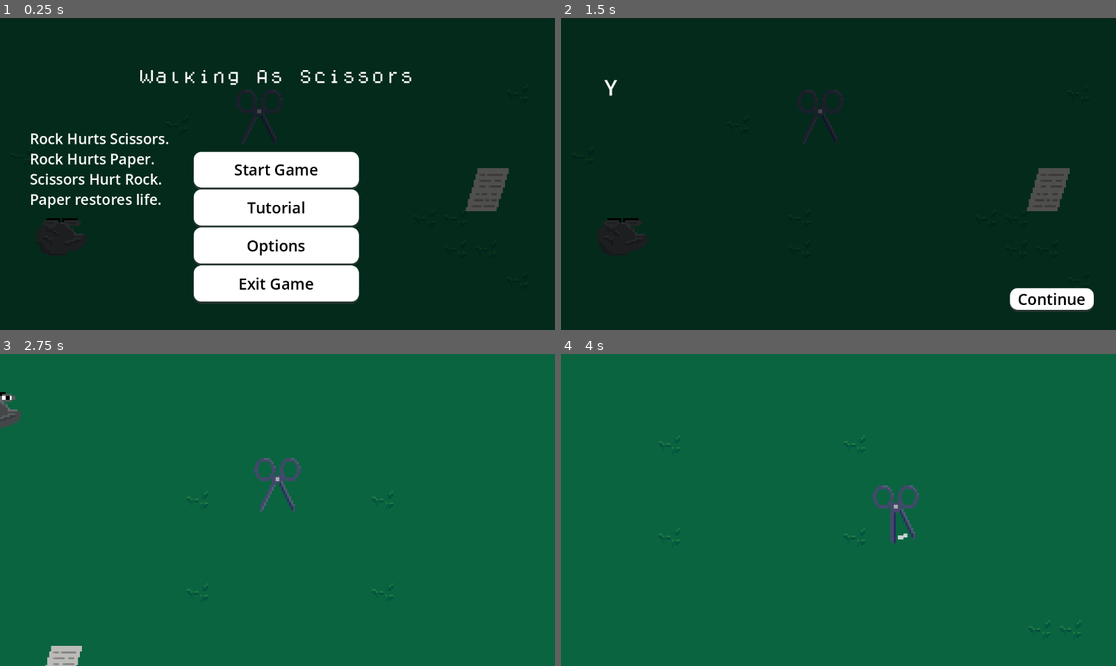
Above: before the commit, frames 1-4 (two rows, left to right).
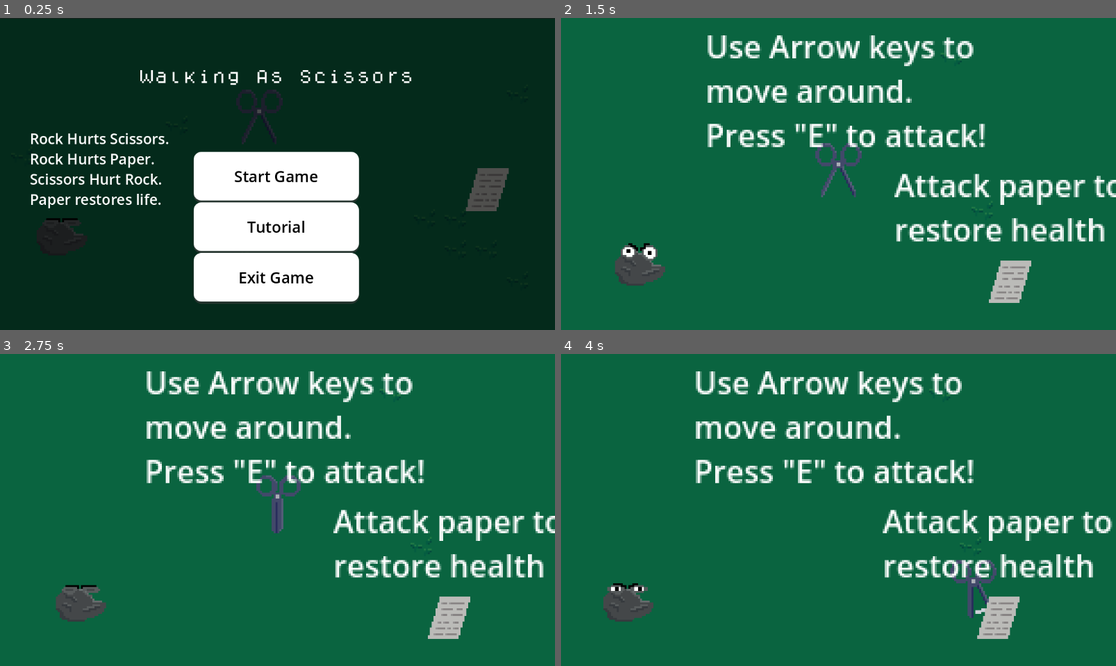
Above: after the commit, the same moments.

Repository: dat1010/walkingasscissors
Game: Godot game, scene res://scenes/main_menu.tscn
Same seed, same stepped clock (60 frames per second), same inputs: the game is played once before the commit and once after it.
Inputs (mouse positions are in pixels of both pictures, inside the frame that each line leads up to):
- Up to frame 1 (0.25 s): no input
- Up to frame 2 (1.5 s): click (838, 245) at 0.5 s, where only the run before the commit has a clickable "Options"; click (838, 170) at 1.25 s, where only the run before the commit has a clickable "Start Game"
- Up to frame 3 (2.75 s): click (488, 634) at 2 s, where only the run before the commit has a clickable "Continue"
- Up to frame 4 (4 s): tap E (attack) at 2.75, 2.85, 3.5, 3.6 s; hold Right (ui_right) 2.78-3.53 s; hold Down (ui_down) from 3.53 s (still down)

The runs differ from the first frame. In frame 1, 2.6% of the frame differs, in the area x 34-65%, y 46-88%; in frame 2, 100%, in the area x 0-100%, y 0-100%; in frame 3, 10%; in frame 4, 10%.

Commit message:
removed options button

Diff:
--- a/scenes/main_menu.tscn
+++ b/scenes/main_menu.tscn
@@ -100,20 +100,6 @@
 theme_override_styles/normal = SubResource("StyleBoxFlat_yejjt")
 text = "Tutorial"
 
-[node name="OptionsButton" type="Button" parent="VBoxContainer"]
-layout_mode = 2
-size_flags_vertical = 3
-theme_override_colors/font_hover_color = Color(0, 0, 0, 1)
-theme_override_colors/font_pressed_color = Color(0, 0, 0, 1)
-theme_override_colors/font_focus_color = Color(0, 0, 0, 1)
-theme_override_colors/font_color = Color(0, 0, 0, 1)
-theme_override_font_sizes/font_size = 32
-theme_override_styles/focus = SubResource("StyleBoxEmpty_xpde4")
-theme_override_styles/hover = SubResource("StyleBoxFlat_7w31t")
-theme_override_styles/pressed = SubResource("StyleBoxFlat_k71pi")
-theme_override_styles/normal = SubResource("StyleBoxFlat_yejjt")
-text = "Options"
-
 [node name="ExitGameButton" type="Button" parent="VBoxContainer"]
 layout_mode = 2
 size_flags_vertical = 3
@@ -157,5 +143,4 @@
 
 [connection signal="pressed" from="VBoxContainer/StartGameButton" to="." method="_on_start_pressed"]
 [connection signal="pressed" from="VBoxContainer/TutorialButton" to="." method="_on_tutorial_pressed"]
-[connection signal="pressed" from="VBoxContainer/OptionsButton" to="." method="_on_options_button_pressed"]
 [connection signal="pressed" from="VBoxContainer/ExitGameButton" to="." method="_on_exit_game_button_pressed"]
--- a/scenes/paper.tscn
+++ b/scenes/paper.tscn
@@ -65,6 +65,45 @@
 [sub_resource type="RectangleShape2D" id="RectangleShape2D_lmyfk"]
 size = Vector2(28, 25)
 
+[sub_resource type="Animation" id="Animation_wgoc2"]
+length = 0.001
+tracks/0/type = "value"
+tracks/0/imported = false
+tracks/0/enabled = true
+tracks/0/path = NodePath("CollisionShape2D:disabled")
+tracks/0/interp = 1
+tracks/0/loop_wrap = true
+tracks/0/keys = {
+"times": PackedFloat32Array(0),
+"transitions": PackedFloat32Array(1),
+"update": 1,
+"values": [false]
+}
+tracks/1/type = "value"
+tracks/1/imported = false
+tracks/1/enabled = true
+tracks/1/path = NodePath("AudioStreamPlayer2D:playing")
+tracks/1/interp = 1
+tracks/1/loop_wrap = true
+tracks/1/keys = {
+"times": PackedFloat32Array(0),
+"transitions": PackedFloat32Array(1),
+"update": 1,
+"values": [false]
+}
+tracks/2/type = "value"
+tracks/2/imported = false
+tracks/2/enabled = true
+tracks/2/path = NodePath("AnimatedSprite2D:animation")
+tracks/2/interp = 1
+tracks/2/loop_wrap = true
+tracks/2/keys = {
+"times": PackedFloat32Array(0),
+"transitions": PackedFloat32Array(1),
+"update": 1,
+"values": [&"death"]
+}
+
 [sub_resource type="Animation" id="Animation_0usd7"]
 resource_name = "paper_break"
 tracks/0/type = "value"
@@ -118,45 +157,6 @@
 "values": [&"death"]
 }
 
-[sub_resource type="Animation" id="Animation_wgoc2"]
-length = 0.001
-tracks/0/type = "value"
-tracks/0/imported = false
-tracks/0/enabled = true
-tracks/0/path = NodePath("CollisionShape2D:disabled")
-tracks/0/interp = 1
-tracks/0/loop_wrap = true
-tracks/0/keys = {
-"times": PackedFloat32Array(0),
-"transitions": PackedFloat32Array(1),
-"update": 1,
-"values": [false]
-}
-tracks/1/type = "value"
-tracks/1/imported = false
-tracks/1/enabled = true
-tracks/1/path = NodePath("AudioStreamPlayer2D:playing")
-tracks/1/interp = 1
-tracks/1/loop_wrap = true
-tracks/1/keys = {
-"times": PackedFloat32Array(0),
-"transitions": PackedFloat32Array(1),
-"update": 1,
-"values": [false]
-}
-tracks/2/type = "value"
-tracks/2/imported = false
-tracks/2/enabled = true
-tracks/2/path = NodePath("AnimatedSprite2D:animation")
-tracks/2/interp = 1
-tracks/2/loop_wrap = true
-tracks/2/keys = {
-"times": PackedFloat32Array(0),
-"transitions": PackedFloat32Array(1),
-"update": 1,
-"values": [&"death"]
-}
-
 [sub_resource type="AnimationLibrary" id="AnimationLibrary_vu75i"]
 _data = {
 "RESET": SubResource("Animation_wgoc2"),
--- a/scenes/player.tscn
+++ b/scenes/player.tscn
@@ -170,16 +170,6 @@
 stream = ExtResource("5_05ieu")
 bus = &"SFX"
 
-[node name="CanvasLayer" type="CanvasLayer" parent="."]
-
-[node name="RichTextLabel" type="RichTextLabel" parent="CanvasLayer"]
-z_index = 1
-offset_left = -89.0
-offset_top = -50.0
-offset_right = -13.0
-offset_bottom = -26.0
-text = "Testing!"
-
 [connection signal="body_entered" from="PlayerHitbox" to="." method="_on_player_hitbox_body_entered"]
 [connection signal="body_exited" from="PlayerHitbox" to="." method="_on_player_hitbox_body_exited"]
 [connection signal="timeout" from="AttackCooldown" to="." method="_on_attack_cooldown_timeout"]
